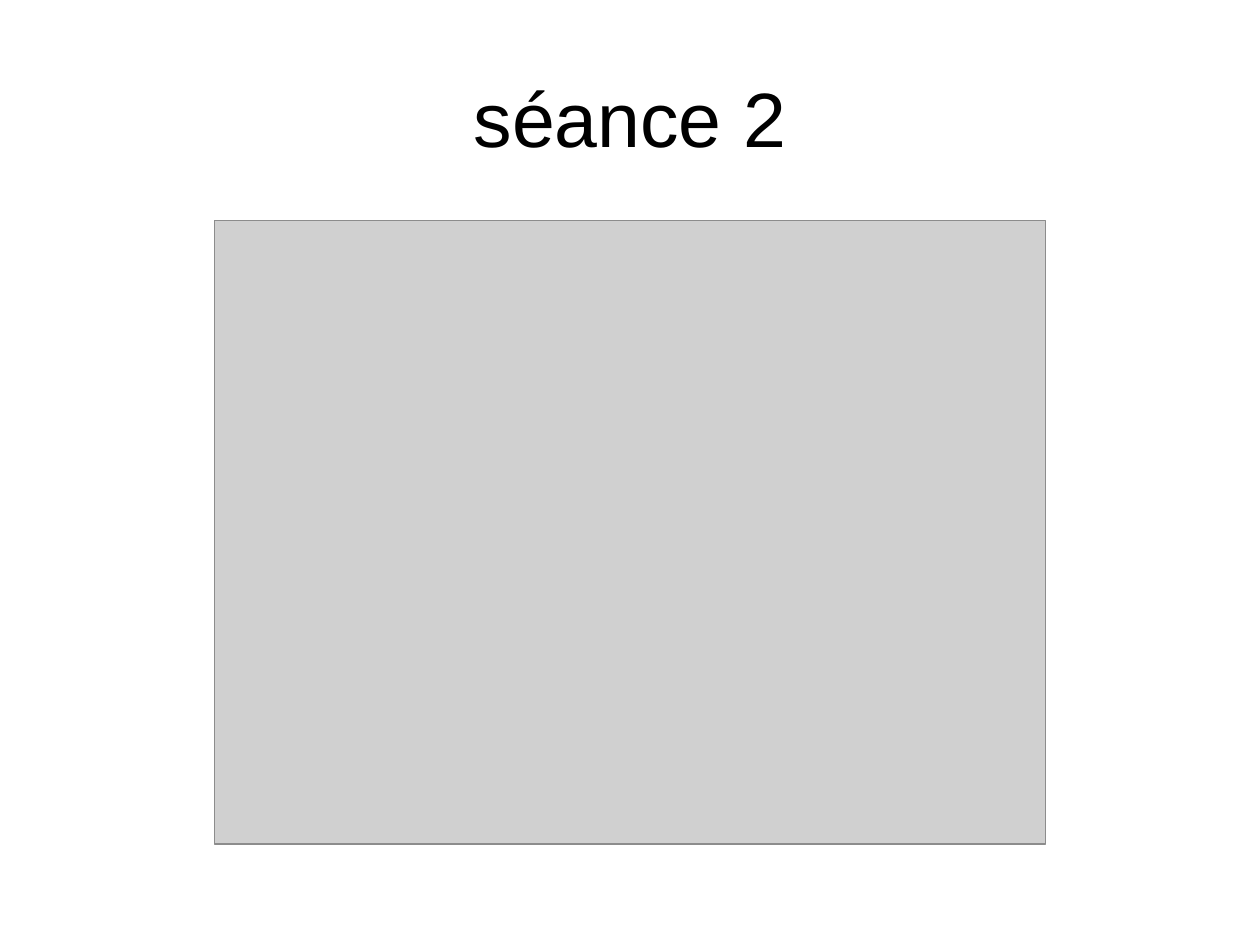
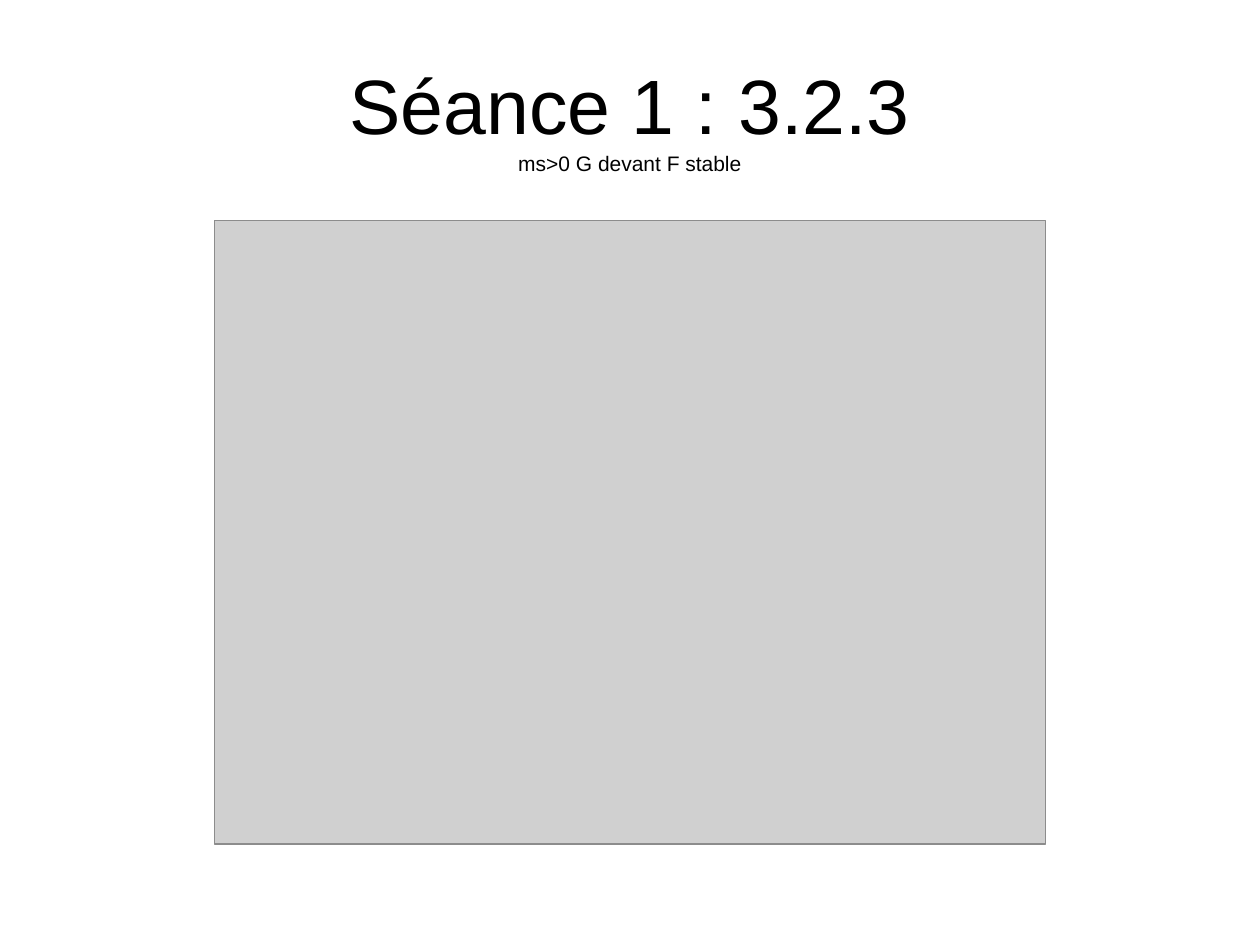
Before and after one commit to amapatate/BE_AVION, a slide deck: slide 7 of doc/be_avion_prez.odp (slide 23 before the commit). Drawn at 1260x945 pixels with LibreOffice and Linux fonts; fonts in the diff are those of the drawing; grey boxes stand for pictures; background and template pictures are left out. Boxes give left, top, right and bottom in pixels: in the first picture for what was removed or moved away, otherwise in the second. Text is boxed around its words. In the diff, an @@ line names an element or a change of style, - is before the commit and + after.

Commit message:
séance 3 fct de transfert .....

```diff
--- a/doc/be_avion_prez.odp
+++ b/doc/be_avion_prez.odp
@@ title at (x1=349, y1=77, x2=909, y2=172): text changed; size 44 to 12 pt @@
-séance 2
+Séance 1 : 3.2.3
+ms>0 G devant F stable
```
Also in this commit, not shown: 17 other slides changed, 17 slides added, 5 slides removed, 7 other files.
